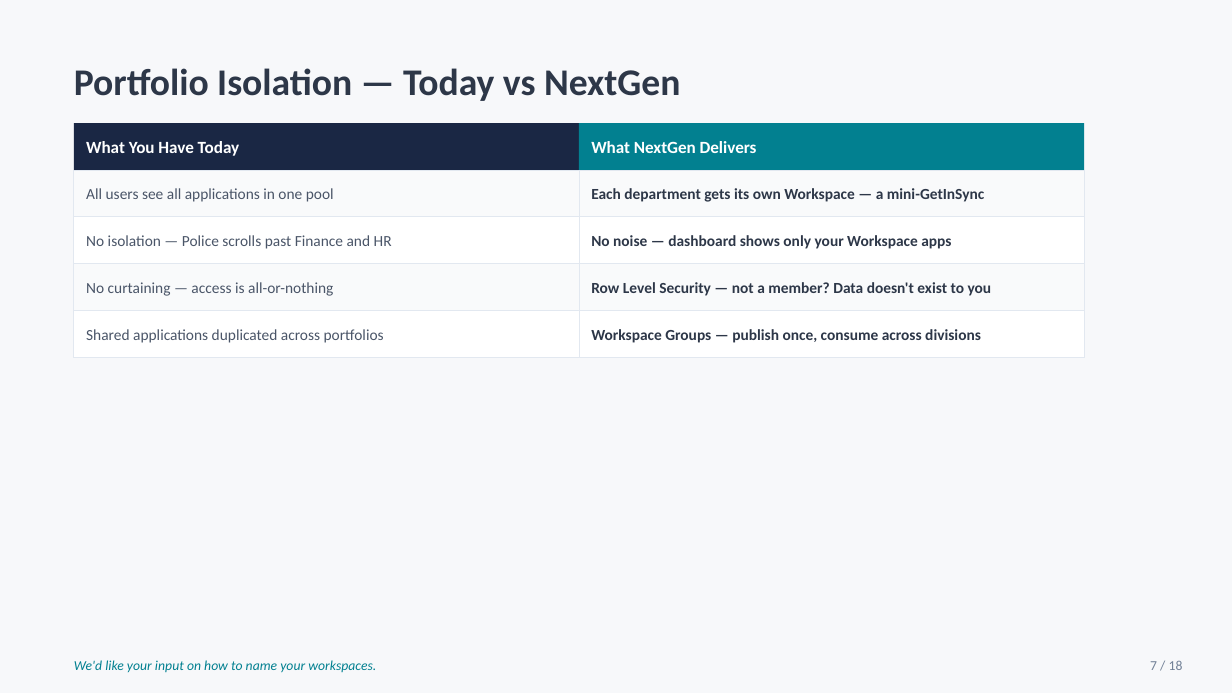
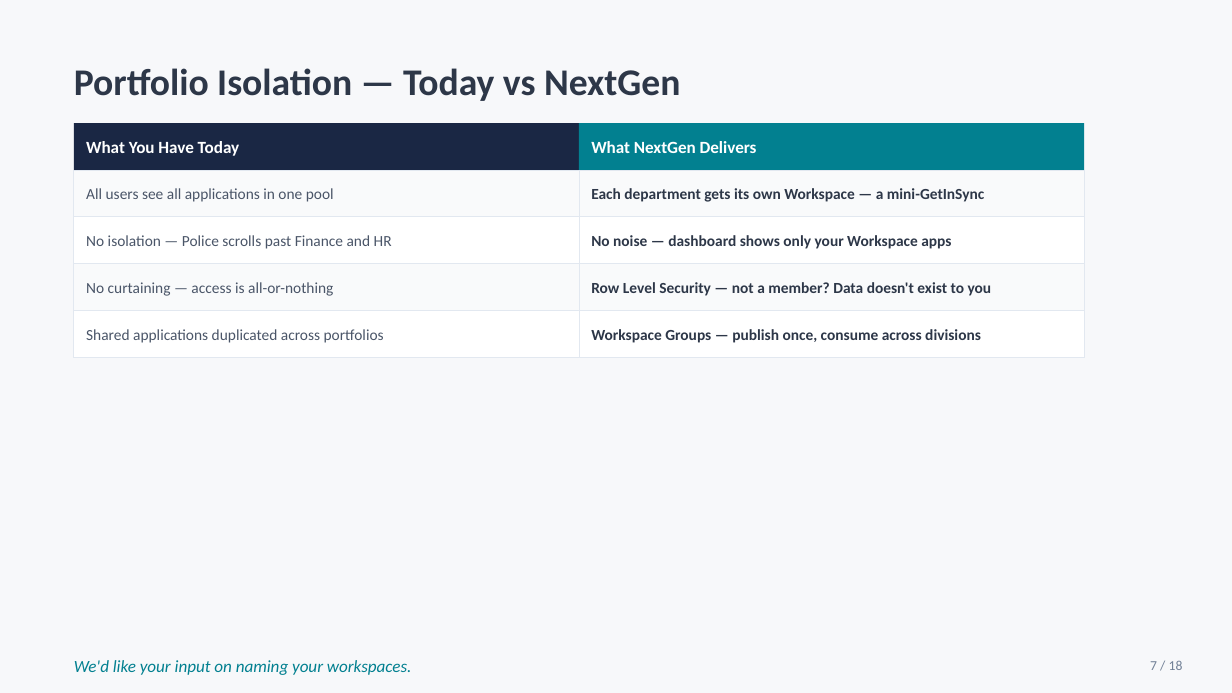
Before and after one commit to sholtby/getinsync-architecture, a slide deck: slide 7 of marketing/GetInSync_NextGen_Garland_Light.pptx. Drawn at 1232x693 pixels with LibreOffice and Linux fonts; fonts in the diff are those of the drawing. Boxes give left, top, right and bottom in pixels: in the first picture for what was removed or moved away, otherwise in the second. Text is boxed around its words. In the diff, an @@ line names an element or a change of style, - is before the commit and + after.

```diff
--- a/marketing/GetInSync_NextGen_Garland_Light.pptx
+++ b/marketing/GetInSync_NextGen_Garland_Light.pptx
@@ text at (74, 660, 412, 675): text changed; size 8 to 10 pt @@
-We'd like your input on how to name your workspaces.
+We'd like your input on naming your workspaces.
```
Also in this commit, not shown: 15 other slides changed, 2 other files.
